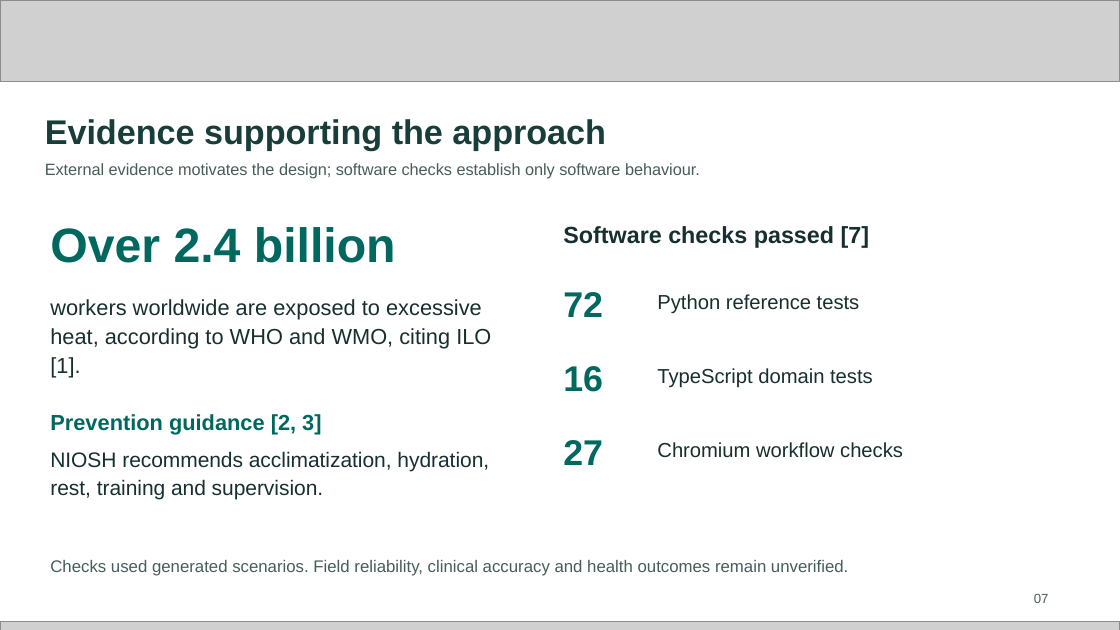
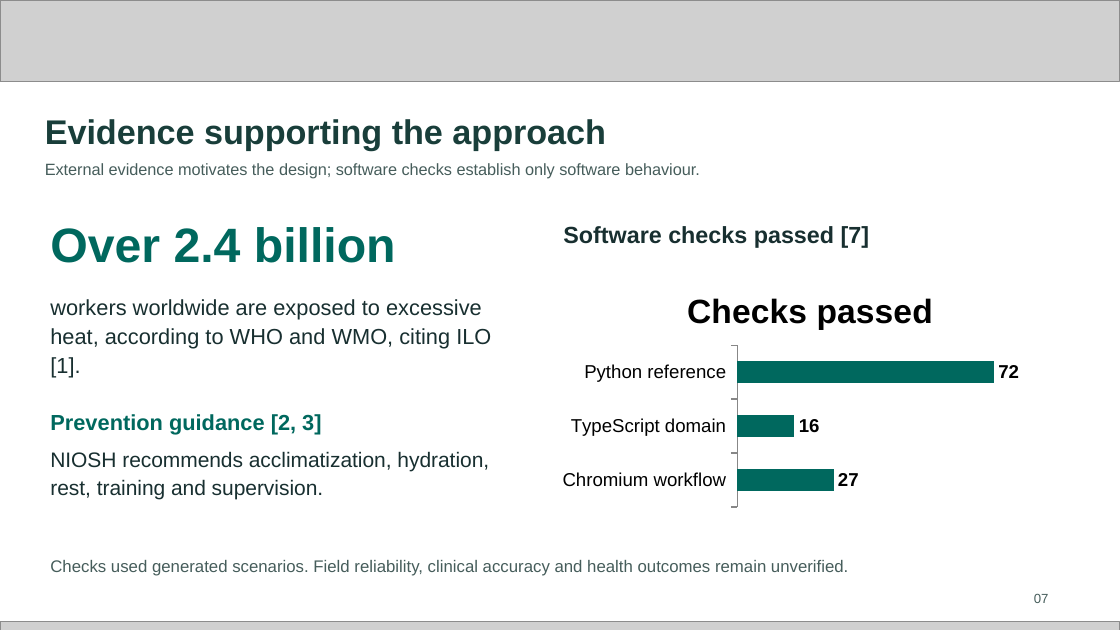
Before and after one commit to sammydamz/exaclim, a slide deck: slide 7 of downloads/submission/Exaclim_Future_Health_Submission.pptx. Drawn at 1120x630 pixels with LibreOffice and Linux fonts; fonts in the diff are those of the drawing; grey boxes stand for pictures. Boxes give left, top, right and bottom in pixels: in the first picture for what was removed or moved away, otherwise in the second. Text is boxed around its words. In the diff, an @@ line names an element or a change of style, - is before the commit and + after.

```diff
--- a/downloads/submission/Exaclim_Future_Health_Submission.pptx
+++ b/downloads/submission/Exaclim_Future_Health_Submission.pptx
@@ bar chart added at [552, 272, 1068, 512] @@
+categories: Python reference, TypeScript domain, Chromium workflow
+Series 1: 72, 16, 27
@@ text removed at [563, 292, 603, 317] @@
-72
@@ text removed at [657, 294, 860, 314] @@
-Python reference tests
@@ text removed at [563, 366, 603, 392] @@
-16
@@ text removed at [657, 368, 873, 388] @@
-TypeScript domain tests
@@ text removed at [563, 440, 603, 465] @@
-27
@@ text removed at [657, 442, 903, 458] @@
-Chromium workflow checks
```
Also in this commit, not shown: 3 other slides changed, 2 other files.
